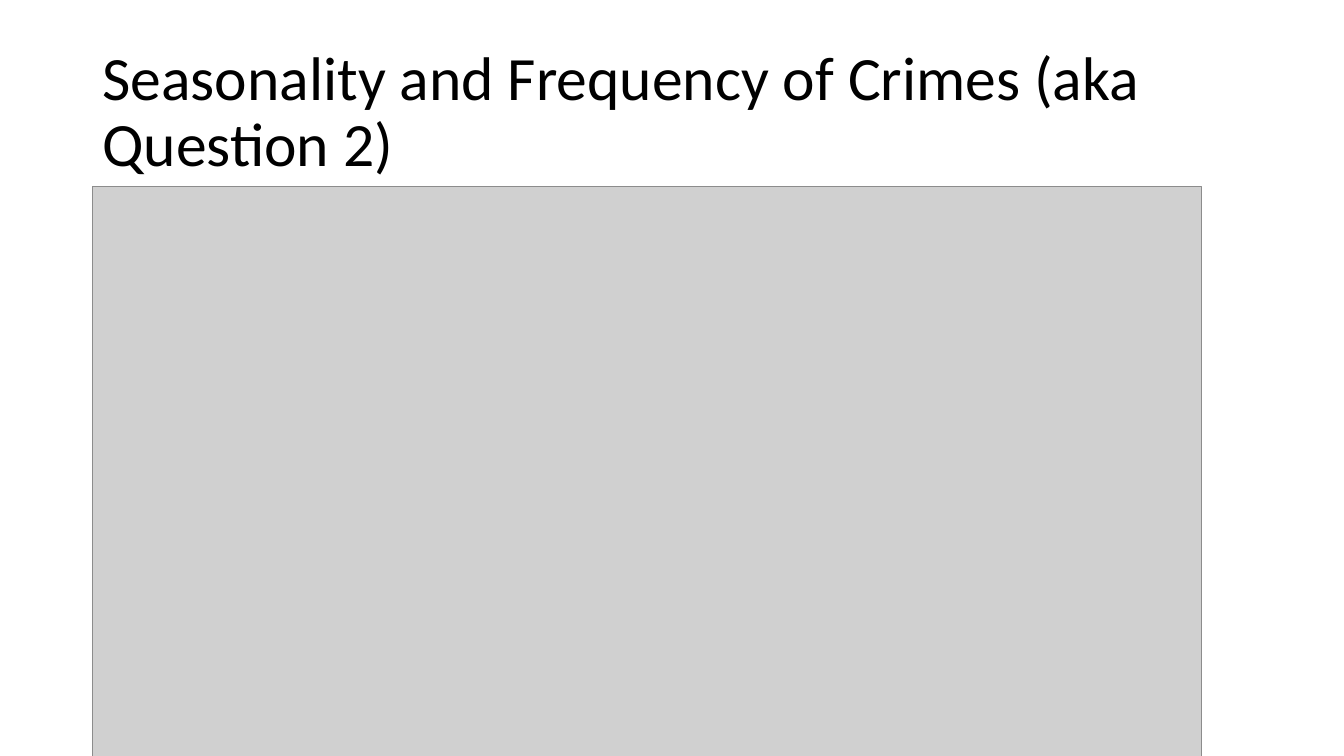
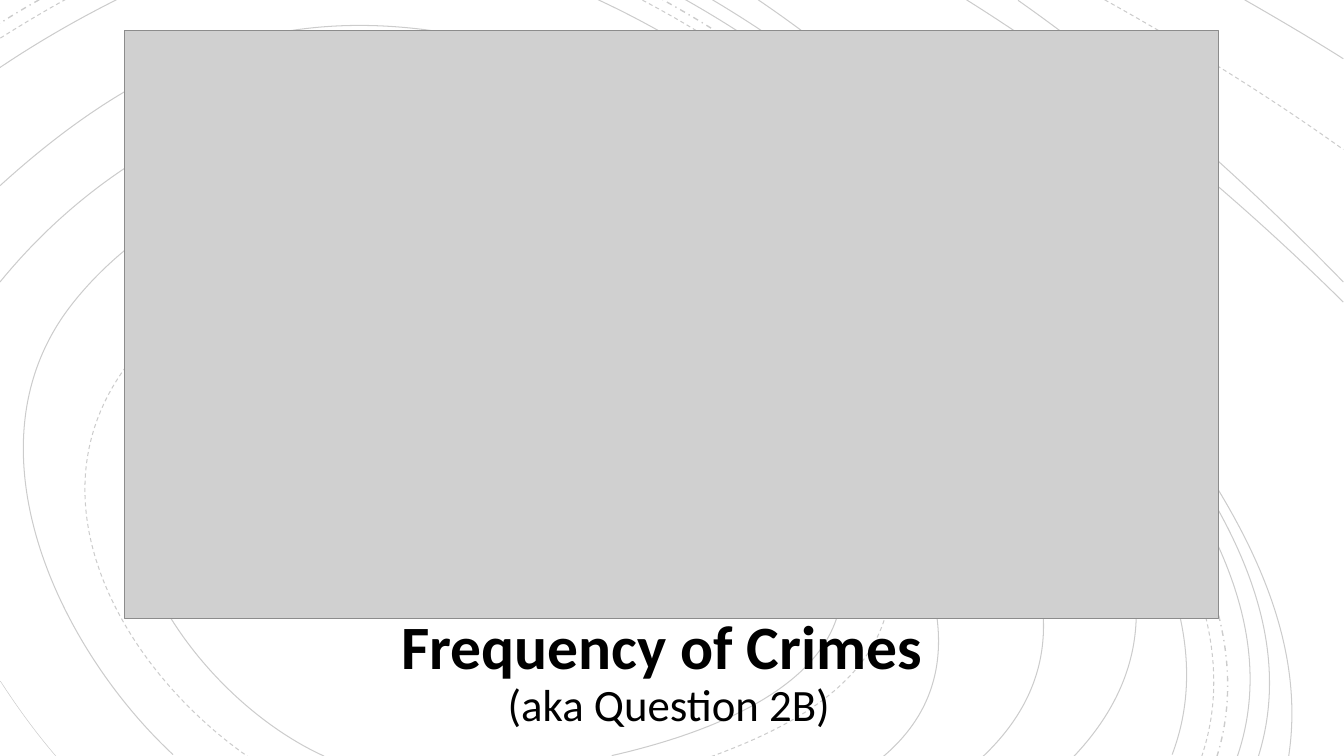
Before and after one commit to neha-nayeem/Project-01, a slide deck: slide 9 of Presentation - Project 01.pptx. Drawn at 1344x756 pixels with LibreOffice and Linux fonts; fonts in the diff are those of the drawing; grey boxes stand for pictures. Boxes give left, top, right and bottom in pixels: in the first picture for what was removed or moved away, otherwise in the second. Text is boxed around its words. In the diff, an @@ line names an element or a change of style, - is before the commit and + after.

```diff
--- a/Presentation - Project 01.pptx
+++ b/Presentation - Project 01.pptx
@@ group added at [0,0,1344,756]: 19 freeform shapes @@
@@ picture: place and size @@
-picture at [93,187,1202,756]
+picture at [125,30,1219,619]
@@ title "Frequency of Crimes (aka Question ..." at [401,618,922,733]: vertical alignment middle to bottom @@
@@ title at [401,618,922,733]: text changed; bold on @@
-Seasonality and Frequency of Crimes (aka Question 2)
+Frequency of Crimes
+(aka Question 2B)
```
Also in this commit, not shown: 16 other slides changed, 1 slide added, 1 slide removed, 1 other file.
